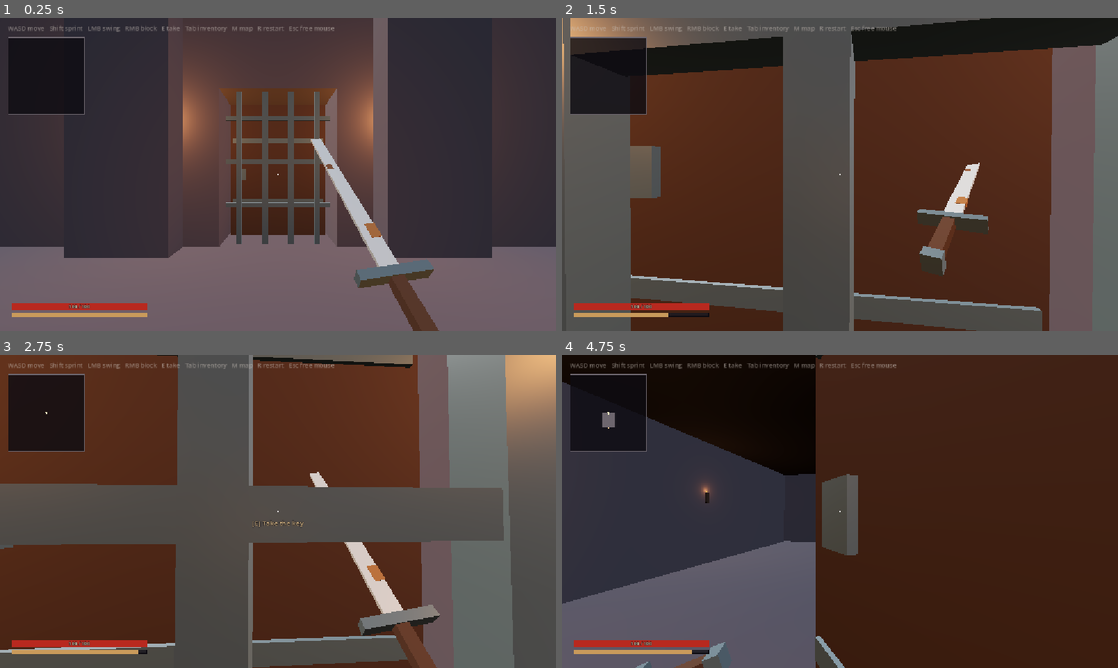
Above: before the commit, frames 1-4 (two rows, left to right).
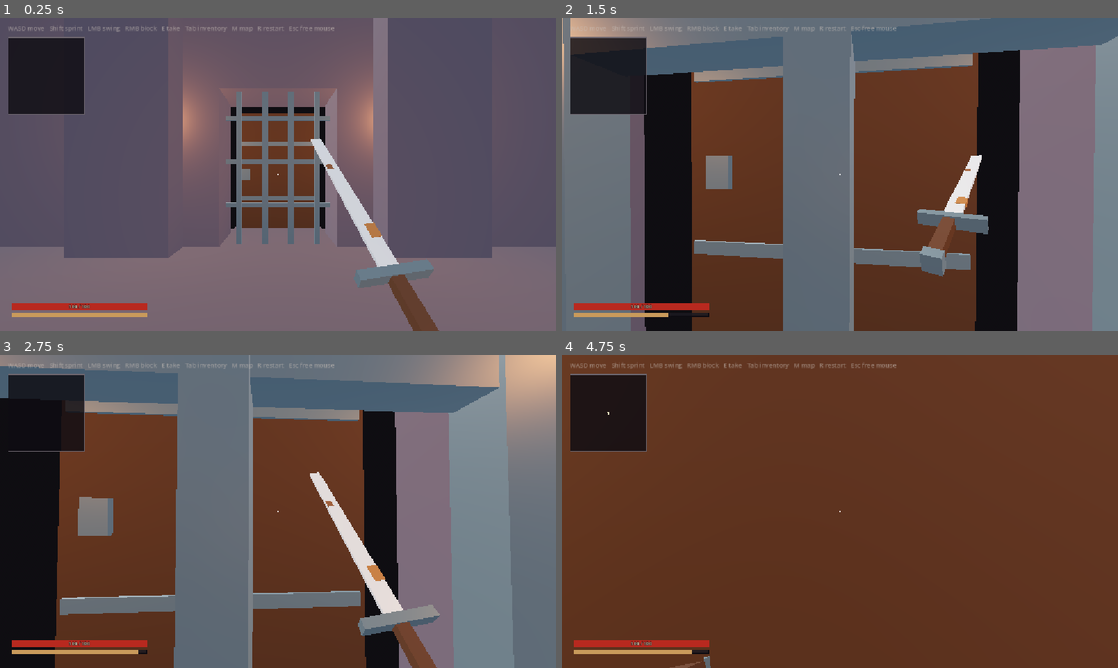
Above: after the commit, the same moments.

Repository: CaptainTiki/Arx
Game: Godot game, scene res://main/Main.tscn
Two runs of this game, one before a commit and one after it. Both use one fixed random seed, a clock stepped at 60 frames per second and the inputs below.
Inputs (mouse positions are in pixels of both pictures, inside the frame that each line leads up to):
- Up to frame 1 (0.25 s): no input
- Up to frame 2 (1.5 s): move the mouse to (867, 174) at 0.52 s; press the mouse at (867, 174) at 0.53 s; hold W (move_forward) from 0.53 s (still down); move the mouse to (812, 174) at 1.27 s; release the mouse at (812, 174) at 1.28 s; right-click (812, 174) at 1.35 s
- Up to frame 3 (2.75 s): keep holding W (move_forward); move the mouse to (289, 505) at 2.02 s; hold E (interact) from 2.03 s (still down)
- Up to frame 4 (4.75 s): keep holding W (move_forward); move the mouse to (834, 517) at 2.77 s; release E (interact) at 2.78 s; tap F6 (regenerate_same) at 2.85 s; move the mouse to (878, 514) at 3.52 s; hold Shift (sprint) 3.53-4.28 s; move the mouse to (795, 508) at 4.27 s; click (795, 508) at 4.35 s

The runs differ from the first frame. In frame 1, 67% of the frame differs, in the area x 0-100%, y 0-87%; in frame 2, 70%; in frame 3, 75%; in frame 4, 96%, in the area x 0-100%, y 0-100%.

Commit message:
Door Stays / Light Fade

Diff:
--- a/camp/Camp.tscn
+++ b/camp/Camp.tscn
@@ -21,17 +21,23 @@
 [sub_resource type="Environment" id="Environment_camp"]
 background_mode = 2
 sky = SubResource("Sky_camp")
-ambient_light_source = 3
+ambient_light_source = 2
+ambient_light_color = Color(0.78, 0.8, 0.88, 1)
+ambient_light_energy = 1.0
 tonemap_mode = 2
+fog_enabled = true
+fog_light_color = Color(0.05, 0.045, 0.06, 1)
+fog_density = 0.0
 
 [sub_resource type="BoxShape3D" id="BoxShape3D_gate"]
-size = Vector3(2.6, 4, 1.4)
+size = Vector3(2.6, 4, 2.4)
 
 [node name="Camp" type="Node3D"]
 script = ExtResource("1_camp")
 environment = SubResource("Environment_camp")
 
 [node name="Sun" type="DirectionalLight3D" parent="."]
+unique_name_in_owner = true
 transform = Transform3D(0.766, -0.5, 0.404, 0, 0.629, 0.777, -0.643, -0.595, 0.482, 0, 20, 0)
 light_energy = 0.9
 
@@ -79,7 +85,7 @@
 script = ExtResource("2_gate")
 
 [node name="GateShape" type="CollisionShape3D" parent="Gate"]
-position = Vector3(0, 2, 0)
+position = Vector3(0, 2, 0.3)
 shape = SubResource("BoxShape3D_gate")
 
 [node name="Portcullis" type="Node3D" parent="Gate"]
@@ -127,7 +133,7 @@
 
 [node name="DoorHinge" type="Node3D" parent="Gate"]
 unique_name_in_owner = true
-position = Vector3(-1.25, 0, 0.4)
+position = Vector3(-1.25, 0, 1.05)
 
 [node name="DoorLeaf" type="CSGBox3D" parent="Gate/DoorHinge"]
 position = Vector3(1.25, 1.72, 0)
@@ -158,7 +164,7 @@
 
 [node name="DoorSfx" type="AudioStreamPlayer3D" parent="Gate"]
 unique_name_in_owner = true
-position = Vector3(0, 1.5, 0.4)
+position = Vector3(0, 1.5, 1.05)
 stream = ExtResource("11_creak")
 pitch_scale = 0.7
 
--- a/camp/camp.gd
+++ b/camp/camp.gd
@@ -15,6 +15,7 @@
 ## Where the far exit (garden stairs) puts you.
 @onready var arrival_garden: Marker3D = %ArrivalGarden
 @onready var _fire_light: OmniLight3D = %FireLight
+@onready var sun: DirectionalLight3D = %Sun
 
 var _fire_energy: float = 0.0
 var _time: float = 0.0
@@ -32,6 +33,15 @@
 
 
 ## Show = visible and processing; stow = hidden and frozen (tweens and audio pause with it).
+## The gate is handed to the dungeon before a stow (see Main), so it keeps working inside.
 func set_stowed(stowed: bool) -> void:
 	visible = not stowed
 	process_mode = Node.PROCESS_MODE_DISABLED if stowed else Node.PROCESS_MODE_INHERIT
+
+
+## Moves the gate under `parent` (the dungeon when inside, this camp when outside), keeping its
+## place in the world. Must come back here before the dungeon is cleared or the gate goes with it.
+func hand_gate_to(parent: Node) -> void:
+	if gate.get_parent() == parent:
+		return
+	gate.reparent(parent, true)
--- a/main/main.gd
+++ b/main/main.gd
@@ -1,9 +1,18 @@
 class_name Main
 extends Node3D
-## The loop. You start at camp. Turning the key at the gate builds a floor behind the door theatre;
-## walking in and past the entrance room stows the camp; the far exit (or dying, or walking back
-## out) puts you in the yard again and empties the castle. F5 / F6 still rebuild from camp for
-## testing (F6 = same seed).
+## The loop. You start at camp. Turning the key at the gate builds a floor behind the door theatre.
+## Step past the entrance room and the door shuts behind you, daylight fades to torchlight, and the
+## camp is stowed (the gate itself is handed to the dungeon first, so it stays in the wall). Come
+## back to the entrance room and it all comes back. The far exit, dying, or walking out and taking
+## the key empties the castle. F5 / F6 rebuild from camp for testing (F6 = same seed).
+
+## Inside / outside look, faded with the door. Sky stays; it's only ever seen through the gate.
+@export var inside_ambient: Color = Color(0.32, 0.3, 0.42)
+@export var inside_ambient_energy: float = 0.6
+@export var inside_fog_density: float = 0.025
+@export var fade_time: float = 1.8
+## Seconds the stow waits after the door starts closing, so you hear it shut first.
+@export var stow_delay: float = 2.2
 
 @onready var _generator: DungeonGenerator = %DungeonGenerator
 @onready var _player: Player = %Player
@@ -11,17 +20,23 @@
 @onready var _camp: Camp = %Camp
 @onready var _world_env: WorldEnvironment = %WorldEnvironment
 
-var _dungeon_env: Environment
-var _camp_shown: bool = true
+var _outside_ambient: Color
+var _outside_ambient_energy: float
+var _sun_energy: float
+var _deep: bool = false
+var _fade: Tween
+var _stow_timer: SceneTreeTimer
 
 
 func _ready() -> void:
-	_dungeon_env = _world_env.environment
+	_world_env.environment = _camp.environment
+	_outside_ambient = _camp.environment.ambient_light_color
+	_outside_ambient_energy = _camp.environment.ambient_light_energy
+	_sun_energy = _camp.sun.light_energy
 	_player.respawn_requested.connect(_on_respawn)
 	_dungeon.player_cell_changed.connect(_on_player_cell)
 	_camp.gate.key_turned.connect(_on_key_turned)
 	_camp.gate.key_taken.connect(_on_key_taken)
-	_show_camp(true)
 	_player.place_at(_camp.arrival_gate.global_transform)
 	_player.process_mode = Node.PROCESS_MODE_INHERIT
 
@@ -45,23 +60,42 @@
 	_generator.clear()
 
 
-## Camp is up while you're outside or still in the entrance room; stowed once you're deeper.
+## Past the entrance room = deep: door shuts, light fades, camp stows. Back in it = all undone.
 func _on_player_cell(cell: Vector2i) -> void:
 	var inside: bool = _dungeon.map != null and _dungeon.map.room_at(cell) != null
 	var deep: bool = inside and not _dungeon.player_in_start_room()
-	if deep and _camp_shown:
-		_show_camp(false)
-	elif not deep and not _camp_shown:
-		_show_camp(true)
-		_camp.gate.open(true)
+	if deep == _deep:
+		return
+	_deep = deep
+	if deep:
+		_camp.hand_gate_to(_dungeon)
+		_camp.gate.close()
+		_fade_light(true)
+		_stow_timer = get_tree().create_timer(stow_delay)
+		_stow_timer.timeout.connect(_finish_stow)
+	else:
+		_stow_timer = null
+		_camp.set_stowed(false)
+		_camp.hand_gate_to(_camp)
+		_camp.gate.open()
+		_fade_light(false)
+
+
+func _finish_stow() -> void:
+	if _deep and _stow_timer and _stow_timer.time_left <= 0.0:
+		_camp.set_stowed(true)
 
 
 ## The floor is over. From the far exit you come up the garden stairs; otherwise (death) the gate.
 func leave_castle(from_far_exit: bool) -> void:
+	_deep = false
+	_stow_timer = null
+	_camp.set_stowed(false)
+	_camp.hand_gate_to(_camp)
 	_generator.clear()
-	_show_camp(true)
 	_camp.gate.key_in_lock = false
 	_camp.gate.close()
+	_fade_light(false)
 	var arrival: Marker3D = _camp.arrival_garden if from_far_exit else _camp.arrival_gate
 	_player.place_at(arrival.global_transform)
 
@@ -71,10 +105,16 @@
 	_player.revive()
 
 
-func _show_camp(shown: bool) -> void:
-	_camp_shown = shown
-	_camp.set_stowed(not shown)
-	_world_env.environment = _camp.environment if shown else _dungeon_env
+## Ambient, fog and the sun slide between the outside and inside presets over fade_time.
+func _fade_light(to_inside: bool) -> void:
+	if _fade:
+		_fade.kill()
+	var env: Environment = _world_env.environment
+	_fade = create_tween().set_parallel(true)
+	_fade.tween_property(env, ^"ambient_light_color", inside_ambient if to_inside else _outside_ambient, fade_time)
+	_fade.tween_property(env, ^"ambient_light_energy", inside_ambient_energy if to_inside else _outside_ambient_energy, fade_time)
+	_fade.tween_property(env, ^"fog_density", inside_fog_density if to_inside else 0.0, fade_time)
+	_fade.tween_property(_camp.sun, ^"light_energy", 0.0 if to_inside else _sun_energy, fade_time)
 
 
 func _debug_rebuild(seed_value: int) -> void:
Not shown, added: camp/camp.gd.uid
Not shown, added: camp/gate.gd.uid
